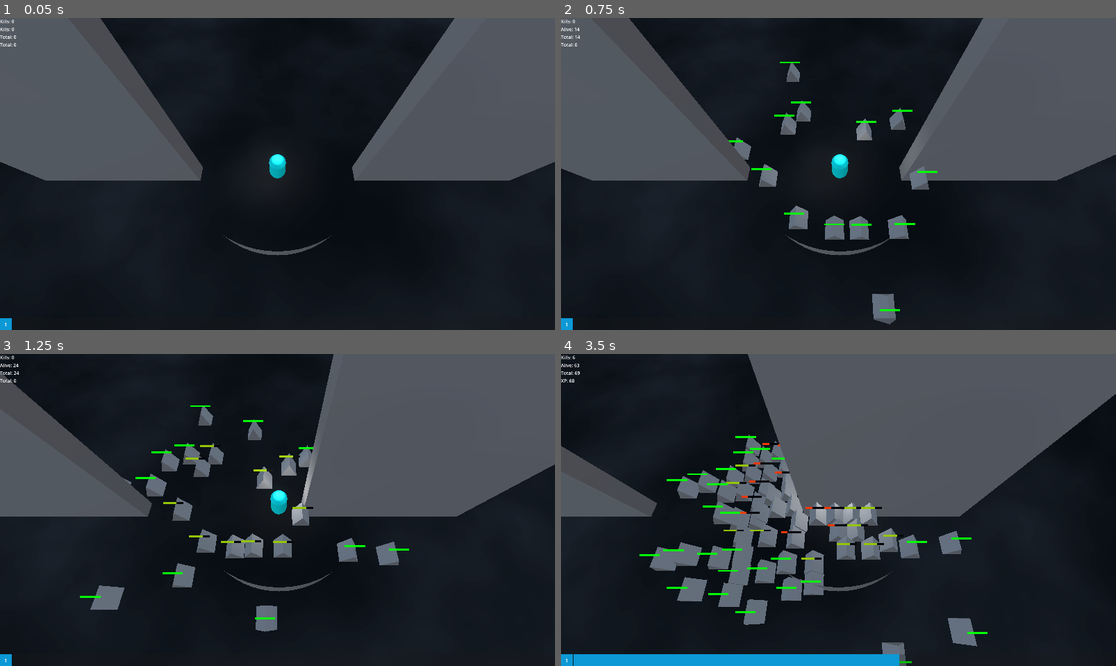
Above: before the commit, frames 1-4 (two rows, left to right).
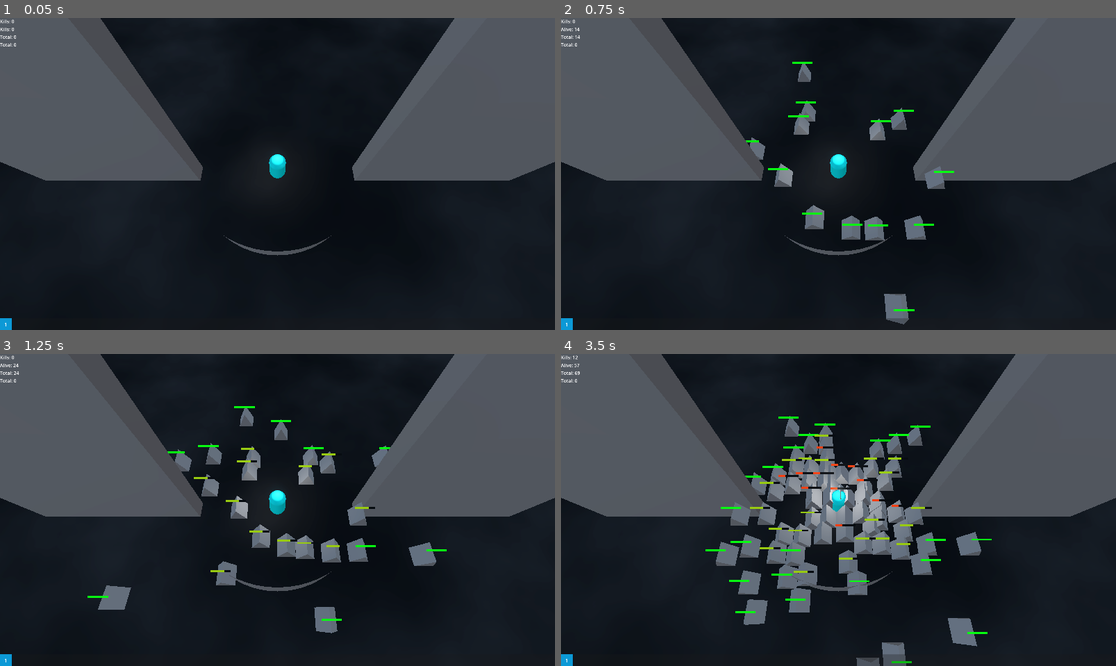
Above: after the commit, the same moments.

Repository: partkyle/GodotProjects
Game: Godot game, scene res://main.tscn
The game is run twice, just before and just after one commit, with the same random seed, the same clock (stepped at 60 frames per second) and the same inputs.
Inputs (mouse positions are in pixels of both pictures, inside the frame that each line leads up to):
- Up to frame 1 (0.05 s): no input
- Up to frame 2 (0.75 s): tap Enter (ui_accept) at 0.5 s; move the mouse to (960, 158) at 0.52 s; hold D (move_right) from 0.53 s (still down); hold F from 0.53 s (still down); click (960, 158) at 0.67 s
- Up to frame 3 (1.25 s): keep holding D (move_right); keep holding F; tap Enter (ui_accept) at 0.77 s
- Up to frame 4 (3.5 s): release D (move_right) at 1.25 s; release F at 1.25 s; drag from (727, 525) to (810, 572) at 1.27 s; move the mouse to (894, 441) at 2.02 s; hold D (move_right) 2.03-2.75 s; hold F 2.03-2.75 s; click (894, 441) at 2.17 s; drag from (810, 572) to (672, 463) at 2.77 s

Frame 1 is identical in both runs. In frame 2, 8.3% of the frame differs, in the area x 0-100%, y 0-99%; in frame 3, 23%; in frame 4, 45%, in the area x 0-100%, y 0-100%.
Error after the commit: Invalid access to property or key 'move_speed' on a base object of type 'Node3D'. (res://player.gd:31)

Commit message:
added basic level up and selection. reworked the xp signals on the player

Diff:
--- a/RetroSurvivor/HealthBar.gd
+++ b/RetroSurvivor/HealthBar.gd
@@ -1,4 +1,3 @@
-@tool
 class_name HealthBar
 extends Node3D
 
--- a/RetroSurvivor/SignalBus.gd
+++ b/RetroSurvivor/SignalBus.gd
@@ -4,3 +4,13 @@
 signal enemy_died(enemy: Enemy)
 signal enemy_spawned(enemy: Enemy)
 signal gain_xp(value: int)
+signal pause_game()
+signal unpause_game()
+
+
+func _on_pause_game():
+	get_tree().paused = true
+
+
+func _on_unpause_game():
+	get_tree().paused = false
--- a/RetroSurvivor/UI.gd
+++ b/RetroSurvivor/UI.gd
@@ -34,6 +34,11 @@
 		current_xp = value
 		xp_bar.value = value
 
+var xp_to_next_level := 0 :
+	set(value):
+		xp_to_next_level = value
+		xp_bar.max_value = xp_to_next_level
+
 var level := 0 :
 	set(value):
 		level = value
@@ -49,10 +54,10 @@
 	alive += 1
 	total += 1
 
-func _on_player_xp_updated(total_xp):
-	xp = total_xp
+func _on_player_level_up(_level):
+	level = _level
 
-
-func _on_player_level_up(_level, _xp):
-	level = _level
+func _on_player_gain_xp(_xp, _xp_to_next_level):
+	xp += _xp
 	current_xp = _xp
+	xp_to_next_level = _xp_to_next_level
--- a/RetroSurvivor/components/HealthComponent.gd
+++ /dev/null
@@ -1,2 +0,0 @@
-extends Node2D
-class_name HealthComponent
--- a/RetroSurvivor/enemy.tscn
+++ b/RetroSurvivor/enemy.tscn
@@ -1,7 +1,7 @@
 [gd_scene load_steps=9 format=3 uid="uid://catxiq3pmdnu3"]
 
 [ext_resource type="Script" path="res://enemy.gd" id="1_fpeth"]
-[ext_resource type="Material" uid="uid://dsqbuxvv5ubi5" path="res://enemy_shader.tres" id="2_g8d63"]
+[ext_resource type="Material" uid="uid://dsqbuxvv5ubi5" path="res://shaders/enemy_shader.tres" id="2_qj4md"]
 [ext_resource type="Script" path="res://HealthBar.gd" id="3_o40gu"]
 [ext_resource type="Shader" path="res://shaders/healthbar.gdshader" id="4_p6ens"]
 
@@ -27,7 +27,7 @@
 
 [node name="MeshInstance3D" type="MeshInstance3D" parent="."]
 transform = Transform3D(1, 0, 0, 0, 1, 0, 0, 0, 1, 0, 1.5, 0)
-material_override = ExtResource("2_g8d63")
+material_override = ExtResource("2_qj4md")
 mesh = SubResource("PrismMesh_ojv4n")
 
 [node name="CollisionShape3D" type="CollisionShape3D" parent="."]
--- a/RetroSurvivor/enemy_shader.tres
+++ /dev/null
@@ -1,22 +0,0 @@
-[gd_resource type="ShaderMaterial" load_steps=4 format=3 uid="uid://dsqbuxvv5ubi5"]
-
-[ext_resource type="Shader" path="res://shaders/enemy.gdshader" id="1_6i3it"]
-
-[sub_resource type="FastNoiseLite" id="FastNoiseLite_tc0cw"]
-
-[sub_resource type="NoiseTexture2D" id="NoiseTexture2D_exa3e"]
-noise = SubResource("FastNoiseLite_tc0cw")
-
-[resource]
-resource_local_to_scene = true
-render_priority = 0
-shader = ExtResource("1_6i3it")
-shader_parameter/start_color = Color(0.729412, 0.32549, 0.333333, 1)
-shader_parameter/end_color = Color(1, 0, 0, 1)
-shader_parameter/mix_amount = 0.0
-shader_parameter/dissolve_height = 1.0
-shader_parameter/noise_scale = 0.5
-shader_parameter/time_scale = 0.0
-shader_parameter/glow_color = Color(0, 9.375, 7.813, 1)
-shader_parameter/glow_thickness = 0.05
-shader_parameter/noise_texture = SubResource("NoiseTexture2D_exa3e")
--- a/RetroSurvivor/lookat_camera.gd
+++ /dev/null
@@ -1,8 +0,0 @@
-extends Camera3D
-
-
-@export var target : Node3D
-
-func _process(_delta: float):
-	if target:
-		look_at(target.transform.origin)
--- a/RetroSurvivor/main.tscn
+++ b/RetroSurvivor/main.tscn
@@ -9,6 +9,7 @@
 [ext_resource type="Script" path="res://UI.gd" id="5_vcmg0"]
 [ext_resource type="PackedScene" uid="uid://5vtvxlilkwxa" path="res://xp.tscn" id="6_s8bsw"]
 [ext_resource type="Script" path="res://addons/phantom_camera/scripts/phantom_camera_host/phantom_camera_host.gd" id="8_u5wcs"]
+[ext_resource type="PackedScene" uid="uid://becxdpu3rdald" path="res://upgrade_select.tscn" id="10_xiwc7"]
 
 [sub_resource type="ProceduralSkyMaterial" id="ProceduralSkyMaterial_ltofi"]
 sky_horizon_color = Color(0.64625, 0.65575, 0.67075, 1)
@@ -38,14 +39,14 @@
 [sub_resource type="ConcavePolygonShape3D" id="ConcavePolygonShape3D_v6tgy"]
 data = PackedVector3Array(50, 0, 50, -50, 0, 50, 50, 0, -50, -50, 0, 50, -50, 0, -50, 50, 0, -50)
 
+[sub_resource type="BoxMesh" id="BoxMesh_ije44"]
+size = Vector3(1, 10, 10)
+
+[sub_resource type="BoxShape3D" id="BoxShape3D_lgyxo"]
+size = Vector3(1, 10, 10)
+
 [sub_resource type="StyleBoxFlat" id="StyleBoxFlat_riw0p"]
 bg_color = Color(0.0470588, 0.6, 0.839216, 1)
-
-[sub_resource type="BoxMesh" id="BoxMesh_ije44"]
-size = Vector3(1, 10, 10)
-
-[sub_resource type="BoxShape3D" id="BoxShape3D_lgyxo"]
-size = Vector3(1, 10, 10)
 
 [node name="Main" type="Node3D"]
 
@@ -86,20 +87,48 @@
 script = ExtResource("5_ex7yd")
 xp = ExtResource("6_s8bsw")
 
+[node name="Environment" type="Node" parent="."]
+
+[node name="Wall" type="StaticBody3D" parent="Environment"]
+transform = Transform3D(-4.37114e-08, 0, 1, 0, 1, 0, -1, 0, -4.37114e-08, -10, 0, 0)
+collision_layer = 12
+collision_mask = 12
+
+[node name="MeshInstance3D" type="MeshInstance3D" parent="Environment/Wall"]
+transform = Transform3D(1, 0, 0, 0, 1, 0, 0, 0, 1, 0, 5, 0)
+mesh = SubResource("BoxMesh_ije44")
+skeleton = NodePath("")
+
+[node name="CollisionShape3D" type="CollisionShape3D" parent="Environment/Wall"]
+transform = Transform3D(1, 0, 0, 0, 1, 0, 0, 0, 1, 0, 5, 0)
+shape = SubResource("BoxShape3D_lgyxo")
+
+[node name="Wall2" type="StaticBody3D" parent="Environment"]
+transform = Transform3D(-4.37114e-08, 0, 1, 0, 1, 0, -1, 0, -4.37114e-08, 10, 0, 0)
+collision_layer = 4
+collision_mask = 4
+
+[node name="MeshInstance3D" type="MeshInstance3D" parent="Environment/Wall2"]
+transform = Transform3D(1, 0, 0, 0, 1, 0, 0, 0, 1, 0, 5, 0)
+mesh = SubResource("BoxMesh_ije44")
+skeleton = NodePath("")
+
+[node name="CollisionShape3D" type="CollisionShape3D" parent="Environment/Wall2"]
+transform = Transform3D(1, 0, 0, 0, 1, 0, 0, 0, 1, 0, 5, 0)
+shape = SubResource("BoxShape3D_lgyxo")
+
 [node name="SignalBus" type="Node3D" parent="."]
 unique_name_in_owner = true
 script = ExtResource("4_07qgm")
 
 [node name="UI" type="CanvasLayer" parent="."]
+process_mode = 3
 follow_viewport_enabled = true
 script = ExtResource("5_vcmg0")
 
 [node name="VBoxContainer" type="VBoxContainer" parent="UI"]
-anchors_preset = 15
-anchor_right = 1.0
-anchor_bottom = 1.0
-grow_horizontal = 2
-grow_vertical = 2
+offset_right = 57.0
+offset_bottom = 104.0
 
 [node name="Kills" type="Label" parent="UI/VBoxContainer"]
 layout_mode = 2
@@ -160,35 +189,10 @@
 theme_override_styles/fill = SubResource("StyleBoxFlat_riw0p")
 show_percentage = false
 
-[node name="Environment" type="Node" parent="."]
-
-[node name="Wall" type="StaticBody3D" parent="Environment"]
-transform = Transform3D(-4.37114e-08, 0, 1, 0, 1, 0, -1, 0, -4.37114e-08, -10, 0, 0)
-collision_layer = 12
-collision_mask = 12
-
-[node name="MeshInstance3D" type="MeshInstance3D" parent="Environment/Wall"]
-transform = Transform3D(1, 0, 0, 0, 1, 0, 0, 0, 1, 0, 5, 0)
-mesh = SubResource("BoxMesh_ije44")
-skeleton = NodePath("")
-
-[node name="CollisionShape3D" type="CollisionShape3D" parent="Environment/Wall"]
-transform = Transform3D(1, 0, 0, 0, 1, 0, 0, 0, 1, 0, 5, 0)
-shape = SubResource("BoxShape3D_lgyxo")
-
-[node name="Wall2" type="StaticBody3D" parent="Environment"]
-transform = Transform3D(-4.37114e-08, 0, 1, 0, 1, 0, -1, 0, -4.37114e-08, 10, 0, 0)
-collision_layer = 4
-collision_mask = 4
-
-[node name="MeshInstance3D" type="MeshInstance3D" parent="Environment/Wall2"]
-transform = Transform3D(1, 0, 0, 0, 1, 0, 0, 0, 1, 0, 5, 0)
-mesh = SubResource("BoxMesh_ije44")
-skeleton = NodePath("")
-
-[node name="CollisionShape3D" type="CollisionShape3D" parent="Environment/Wall2"]
-transform = Transform3D(1, 0, 0, 0, 1, 0, 0, 0, 1, 0, 5, 0)
-shape = SubResource("BoxShape3D_lgyxo")
+[node name="UpgradeSelect" parent="." instance=ExtResource("10_xiwc7")]
+process_mode = 3
+visible = false
+offset_right = -0.00012207
 
 [node name="PhantomCamera3D" type="Node3D" parent="."]
 transform = Transform3D(1, 0, 0, 0, 0.447214, 0.894427, 0, -0.894427, 0.447214, 0, 12, 6)
@@ -207,8 +211,9 @@
 inactive_update_mode = 0
 camera_3D_resource = null
 
+[connection signal="gain_xp" from="Player" to="UI" method="_on_player_gain_xp"]
 [connection signal="level_up" from="Player" to="UI" method="_on_player_level_up"]
-[connection signal="xp_updated" from="Player" to="UI" method="_on_player_xp_updated"]
+[connection signal="level_up" from="Player" to="UpgradeSelect" method="_on_player_level_up"]
 [connection signal="timeout" from="EnemySpawner/Timer" to="EnemySpawner" method="_on_timer_timeout"]
 [connection signal="enemy_died" from="SignalBus" to="EnemySpawner" method="_on_signal_bus_enemy_died"]
 [connection signal="enemy_died" from="SignalBus" to="XpSpawner" method="_on_signal_bus_enemy_died"]
@@ -216,3 +221,5 @@
 [connection signal="enemy_spawned" from="SignalBus" to="EnemySpawner" method="_on_signal_bus_enemy_spawned"]
 [connection signal="enemy_spawned" from="SignalBus" to="UI" method="_on_signal_bus_enemy_spawned"]
 [connection signal="gain_xp" from="SignalBus" to="Player" method="_on_signal_bus_gain_xp"]
+[connection signal="pause_game" from="SignalBus" to="SignalBus" method="_on_pause_game"]
+[connection signal="unpause_game" from="SignalBus" to="SignalBus" method="_on_unpause_game"]
--- a/RetroSurvivor/player.gd
+++ b/RetroSurvivor/player.gd
@@ -1,15 +1,15 @@
 extends CharacterBody3D
 class_name Player
 
-signal xp_updated(total_xp: int)
-signal level_up(level: int, xp: int)
+signal level_up(level: int)
+signal gain_xp(xp: int, xp_to_next_level: int)
 
-const SPEED = 5.0
 
 var xp := 0
-var total_xp := 0
 var level := 1
+var xp_to_next_level := 100
 
+@onready var stats := $StatsComponent
 @onready var attack_aura : AuraAttack = $Attacks/Aura
 @onready var pickup_collider := $Pickup/CollisionShape3D
 
@@ -25,11 +25,11 @@
 	var input_dir = Input.get_vector("move_left", "move_right", "move_up", "move_down")
 	var direction = (transform.basis * Vector3(input_dir.x, 0, input_dir.y)).normalized()
 	if direction:
-		velocity.x = direction.x * SPEED
-		velocity.z = direction.z * SPEED
+		velocity.x = direction.x * stats.move_speed
+		velocity.z = direction.z * stats.move_speed
 	else:
-		velocity.x = move_toward(velocity.x, 0, SPEED)
-		velocity.z = move_toward(velocity.z, 0, SPEED)
+		velocity.x = move_toward(velocity.x, 0, stats.move_speed)
+		velocity.z = move_toward(velocity.z, 0, stats.move_speed)
 
 	move_and_slide()
 
@@ -43,19 +43,16 @@
 	if body is Xp:
 		body.pickup(self)
 
-
 func _on_signal_bus_gain_xp(value):
 	_add_xp(value)
 
 func _add_xp(value: int):
-	total_xp += value
-	xp_updated.emit(total_xp)
 	xp += value
-	_level_up()
 
-func _level_up():
-	var xp_to_level := 100
-	level += xp / xp_to_level
-	print(xp, ' ', xp / xp_to_level, ' ', level)
-	xp %= xp_to_level
-	level_up.emit(level, xp)
+	var levels_gained := xp / xp_to_next_level
+	for i in range(levels_gained):
+		level += 1
+		level_up.emit(level)
+
+	xp %= xp_to_next_level
+	gain_xp.emit(xp, xp_to_next_level)
--- a/RetroSurvivor/player.tscn
+++ b/RetroSurvivor/player.tscn
@@ -1,8 +1,9 @@
-[gd_scene load_steps=13 format=3 uid="uid://p0nwwoiajish"]
+[gd_scene load_steps=14 format=3 uid="uid://p0nwwoiajish"]
 
 [ext_resource type="Script" path="res://player.gd" id="1_j4niv"]
 [ext_resource type="Script" path="res://aura_attack.gd" id="2_fagvc"]
 [ext_resource type="Shader" path="res://shaders/dissolve_no_cull.gdshader" id="3_y2jjf"]
+[ext_resource type="Script" path="res://components/stats_component.gd" id="4_2i3uy"]
 
 [sub_resource type="StandardMaterial3D" id="StandardMaterial3D_myua3"]
 albedo_color = Color(0, 1, 1, 1)
@@ -83,4 +84,7 @@
 [node name="CollisionShape3D" type="CollisionShape3D" parent="Pickup"]
 shape = SubResource("CylinderShape3D_tp46d")
 
+[node name="StatsComponent" type="Node3D" parent="."]
+script = ExtResource("4_2i3uy")
+
 [connection signal="body_entered" from="Pickup" to="." method="_on_pickup_body_entered"]
--- a/RetroSurvivor/project.godot
+++ b/RetroSurvivor/project.godot
@@ -51,6 +51,11 @@
 "events": [Object(InputEventKey,"resource_local_to_scene":false,"resource_name":"","device":-1,"window_id":0,"alt_pressed":false,"shift_pressed":false,"ctrl_pressed":false,"meta_pressed":false,"pressed":false,"keycode":0,"physical_keycode":68,"key_label":0,"unicode":100,"echo":false,"script":null)
 ]
 }
+upgrade_select={
+"deadzone": 0.5,
+"events": [Object(InputEventMouseButton,"resource_local_to_scene":false,"resource_name":"","device":-1,"window_id":0,"alt_pressed":false,"shift_pressed":false,"ctrl_pressed":false,"meta_pressed":false,"button_mask":1,"position":Vector2(122, 15),"global_position":Vector2(126, 56),"factor":1.0,"button_index":1,"canceled":false,"pressed":true,"double_click":false,"script":null)
+]
+}
 
 [layer_names]
 
--- a/RetroSurvivor/shaders/healthbar.gdshader
+++ b/RetroSurvivor/shaders/healthbar.gdshader
@@ -1,5 +1,4 @@
 shader_type spatial;
-render_mode depth_draw_opaque;
 
 uniform float health_percent : hint_range(0.0, 1.0, 0.01) = 1.0;
 
@@ -16,6 +15,8 @@
     );
 
     MODELVIEW_MATRIX = modified_model_view;
+	MODELVIEW_NORMAL_MATRIX = mat3(MODELVIEW_MATRIX);
+
 	if (PROJECTION_MATRIX[3][3] != 0.0) {
 		float h = abs(1.0 / (2.0 * PROJECTION_MATRIX[1][1]));
 		float sc = (h * 2.0); //consistent with Y-fov
--- a/RetroSurvivor/xp_spawner.gd
+++ b/RetroSurvivor/xp_spawner.gd
@@ -1,10 +1,11 @@
 class_name XpSpawner
 extends Node3D
 
+@onready var signal_bus := %SignalBus
 @export var xp : PackedScene
 
 func _on_signal_bus_enemy_died(enemy: Enemy):
 	var e = xp.instantiate()
 	e.transform.origin = enemy.transform.origin
-	e.signal_bus = %SignalBus
+	e.signal_bus = signal_bus
 	add_child(e)
Not shown: 1 places in RetroSurvivor/enemy.tscn that only renumber resources
Not shown: 1 places in RetroSurvivor/main.tscn that only renumber resources
